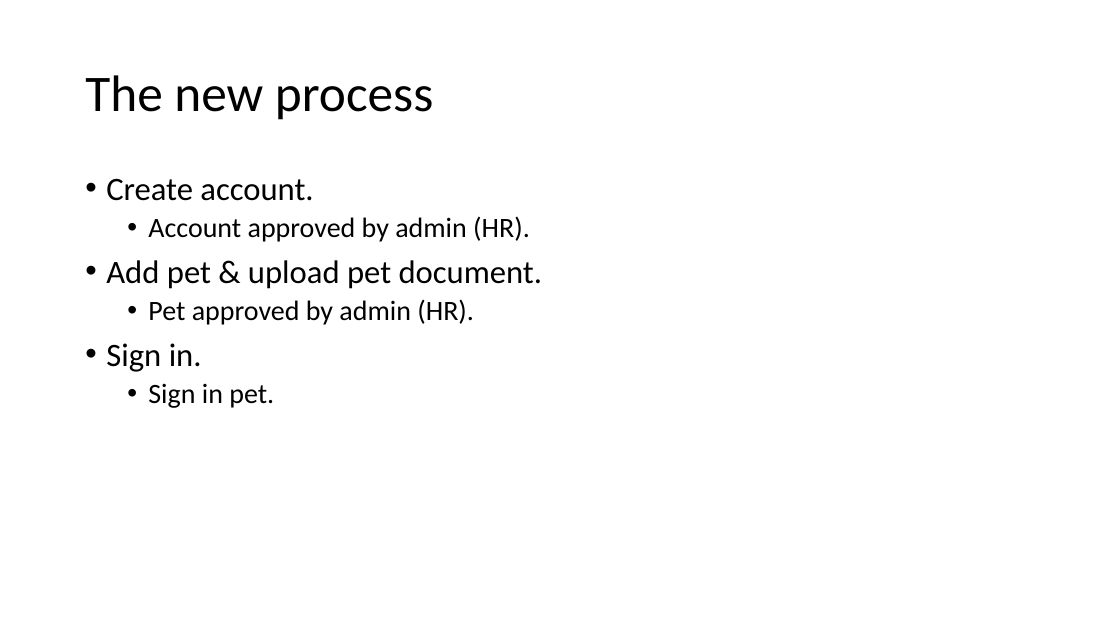
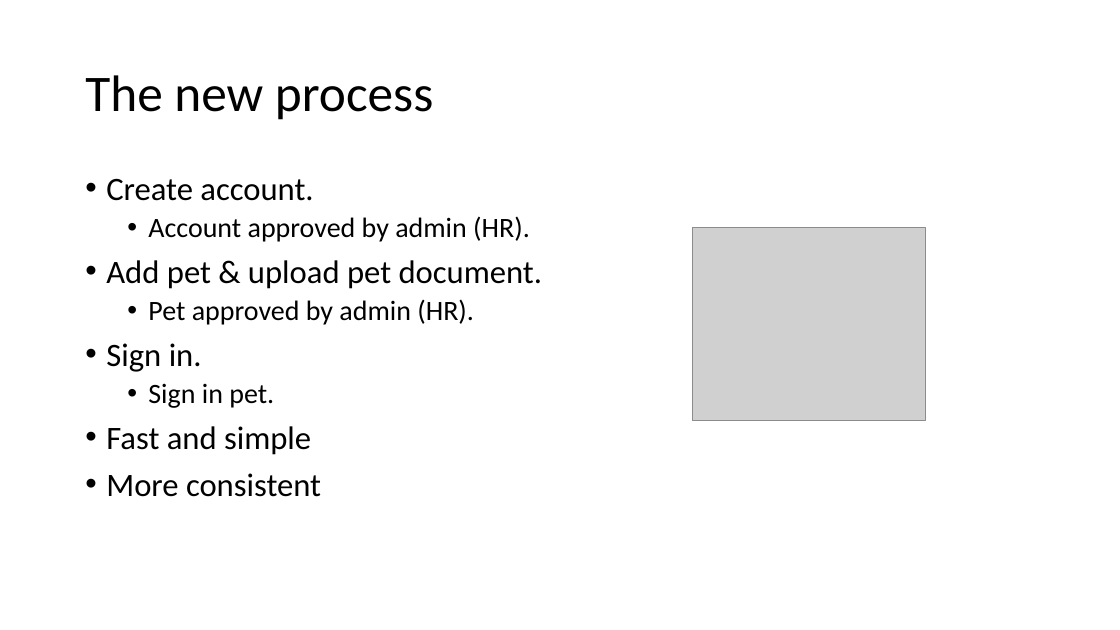
Before and after one commit to alibkaba/Pet_Sign_In_Web_App, a slide deck: slide 3 of doc/Ali_Kaba.pptx. Drawn at 1120x630 pixels with LibreOffice and Linux fonts; fonts in the diff are those of the drawing; grey boxes stand for pictures. Boxes give left, top, right and bottom in pixels: in the first picture for what was removed or moved away, otherwise in the second. Text is boxed around its words. In the diff, an @@ line names an element or a change of style, - is before the commit and + after.

```diff
--- a/doc/Ali_Kaba.pptx
+++ b/doc/Ali_Kaba.pptx
@@ picture added at bbox=[692, 227, 925, 421] @@
@@ text at bbox=[106, 426, 321, 497]: paragraphs added @@
+• Fast and simple
+• More consistent
```
Also in this commit, not shown: 1 other slide changed, 14 slides added, 2 slides removed, 10 other files.
